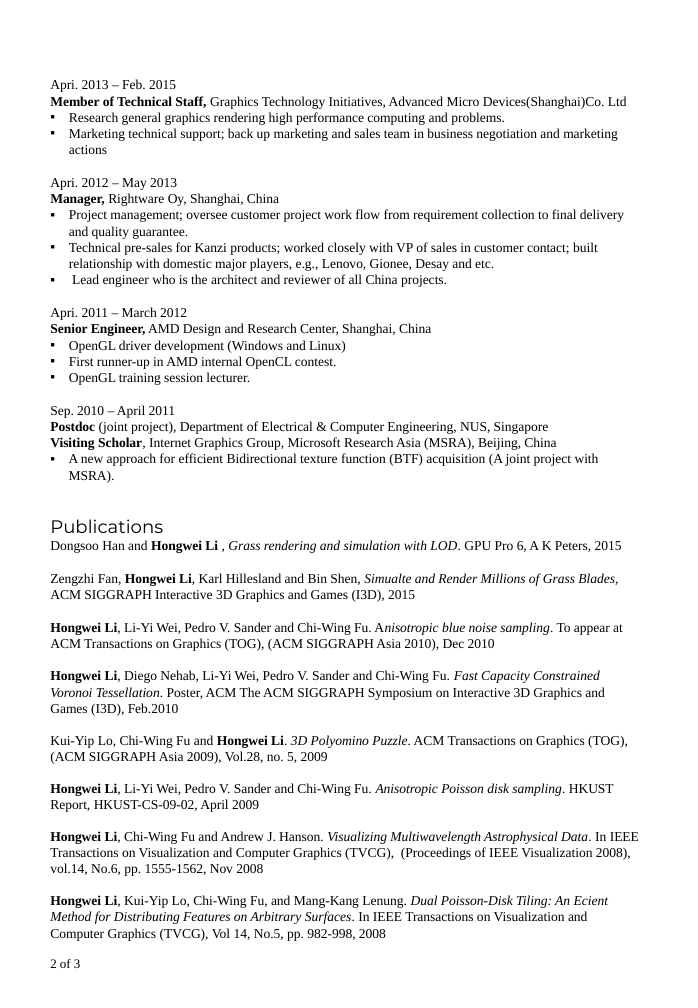
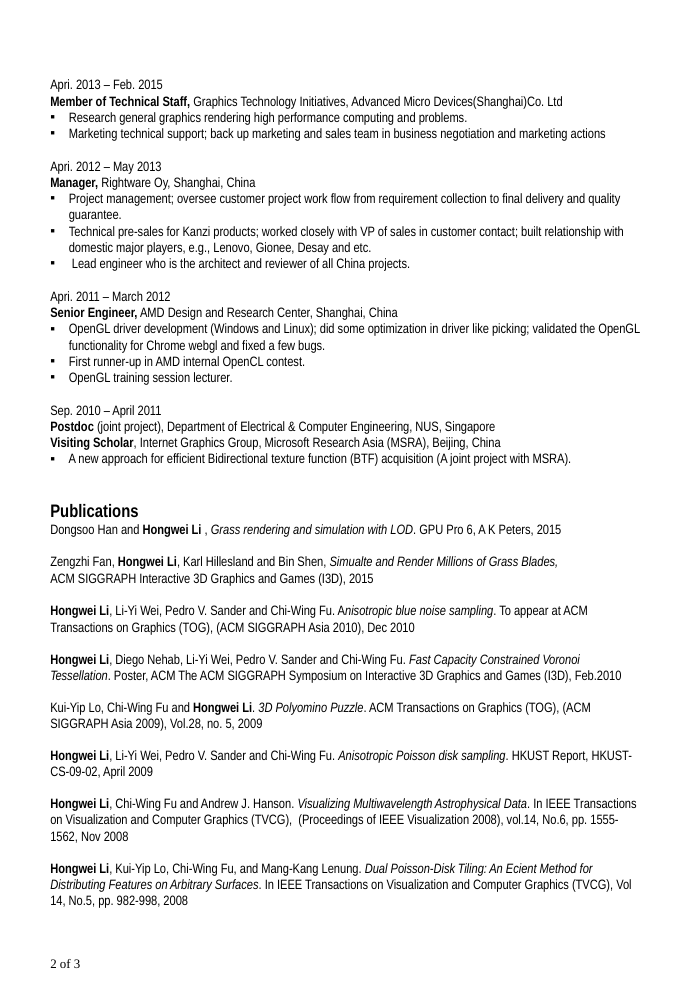
Before and after one commit to lihw/lihw.github.io, a slide deck: slide 2 of lihw_cv.pptx. Drawn at 698x1008 pixels with LibreOffice and Linux fonts; fonts in the diff are those of the drawing. Boxes give left, top, right and bottom in pixels: in the first picture for what was removed or moved away, otherwise in the second. Text is boxed around its words. In the diff, an @@ line names an element or a change of style, - is before the commit and + after.

```diff
--- a/lihw_cv.pptx
+++ b/lihw_cv.pptx
@@ text at [50, 79, 637, 908]: font Times New Roman to Arial Narrow; font Montserrat to Arial Narrow, bold on in "Publications" @@
@@ text at [69, 323, 640, 353]: text changed; font Times New Roman to Arial Narrow @@
-▪ OpenGL driver development (Windows and Linux)
+▪ OpenGL driver development (Windows and Linux); did some optimization in driver like picking; validated the OpenGL functionality for Chrome webgl and fixed a few bugs.
```
Also in this commit, not shown: 2 other slides changed, 1 other file.
